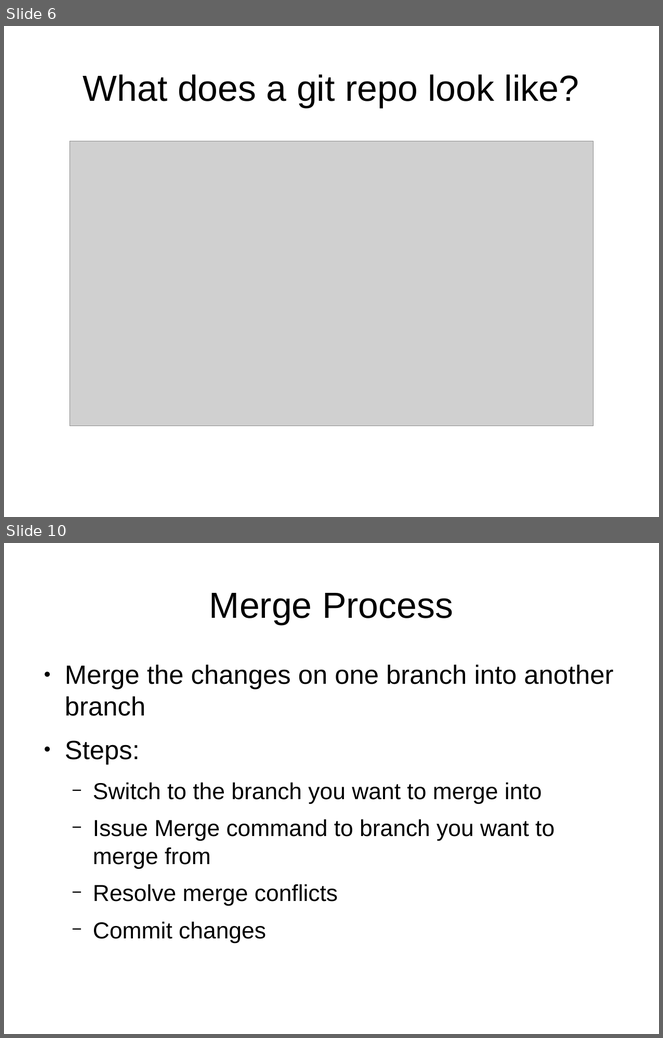
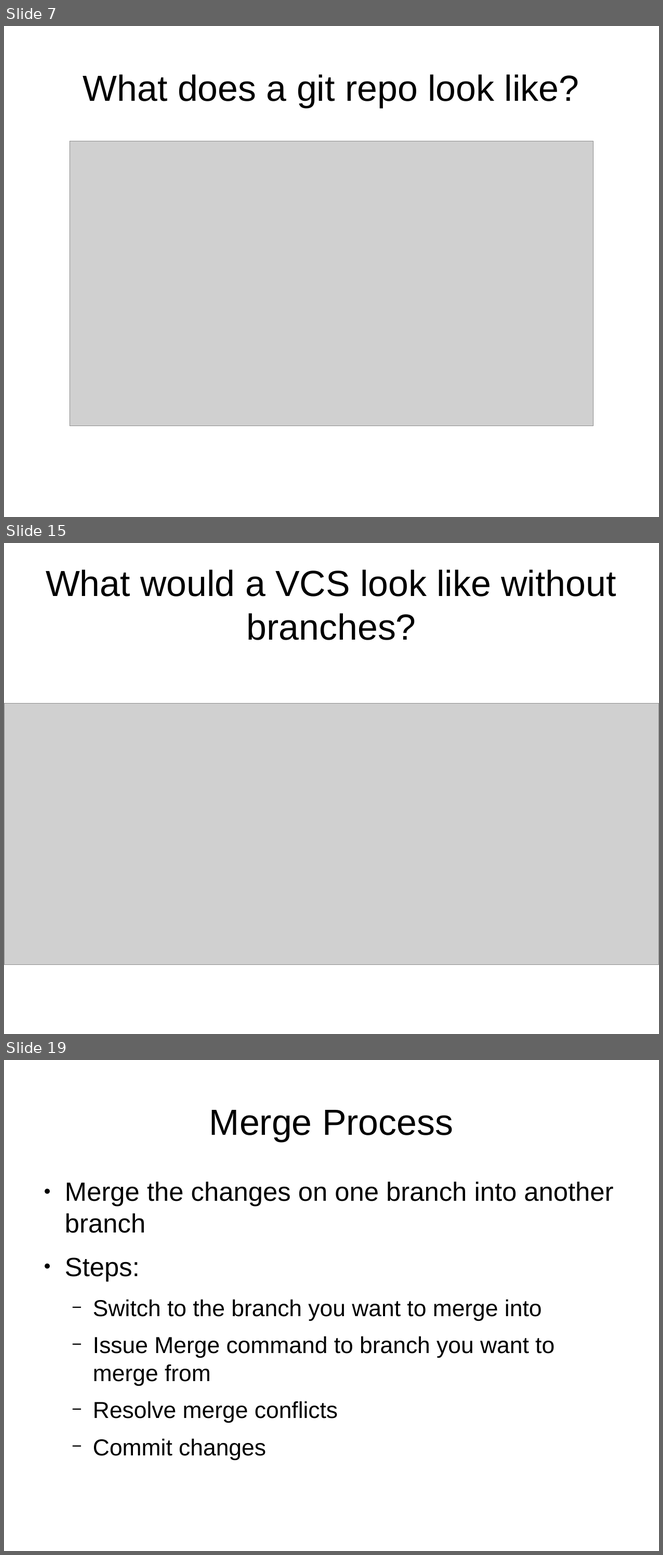
Before and after one commit to UMKCRobotics/Chris-Git-Presentation, a slide deck: presentation.odp. Shown one above the other, each under a label of ours: slides 6 and 10 before the commit, slides 7, 15 and 19 after it; the slides between them are not shown. The pictures are 663x1038 and 663x1555 pixels, drawn with LibreOffice and Linux fonts; fonts in the diff are those of the drawing; grey boxes stand for pictures. Boxes give left, top, right and bottom in pixels: in the first picture for what was removed or moved away, otherwise in the second. Text is boxed around its words. In the diff, an @@ line names an element or a change of style, - is before the commit and + after.

```diff
--- a/presentation.odp
+++ b/presentation.odp
@@ slide 15 added at box(4, 543, 659, 1034), background #FFFFFF @@
@@ title added at box(46, 570, 617, 640), 44 pt, text #000000 @@
+What would a VCS look like without branches?
@@ picture added at box(4, 704, 659, 965) @@
@@ what was slide 6 is now slide 7 @@
@@ what was slide 10 is now slide 19 @@
```
Also in this commit, not shown: 5 slides changed, 12 other slides added, 1 slide removed, 16 other files.
